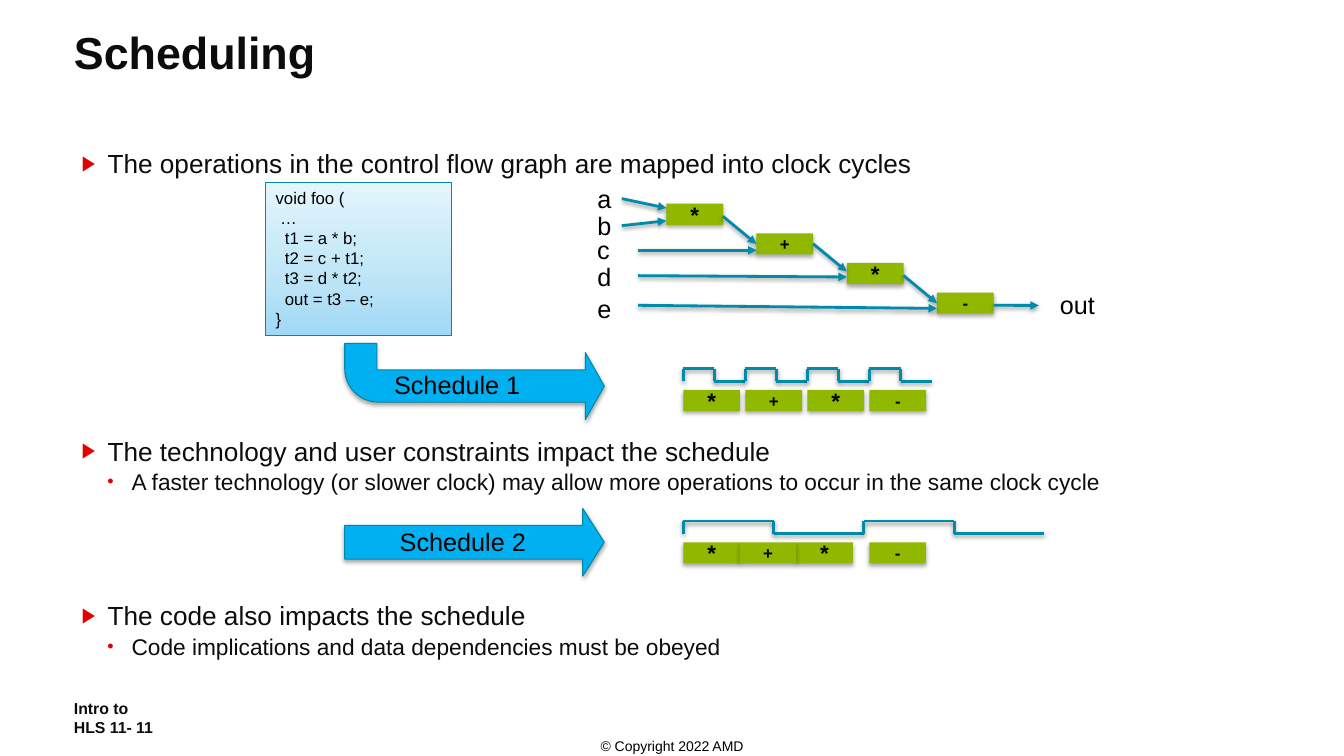
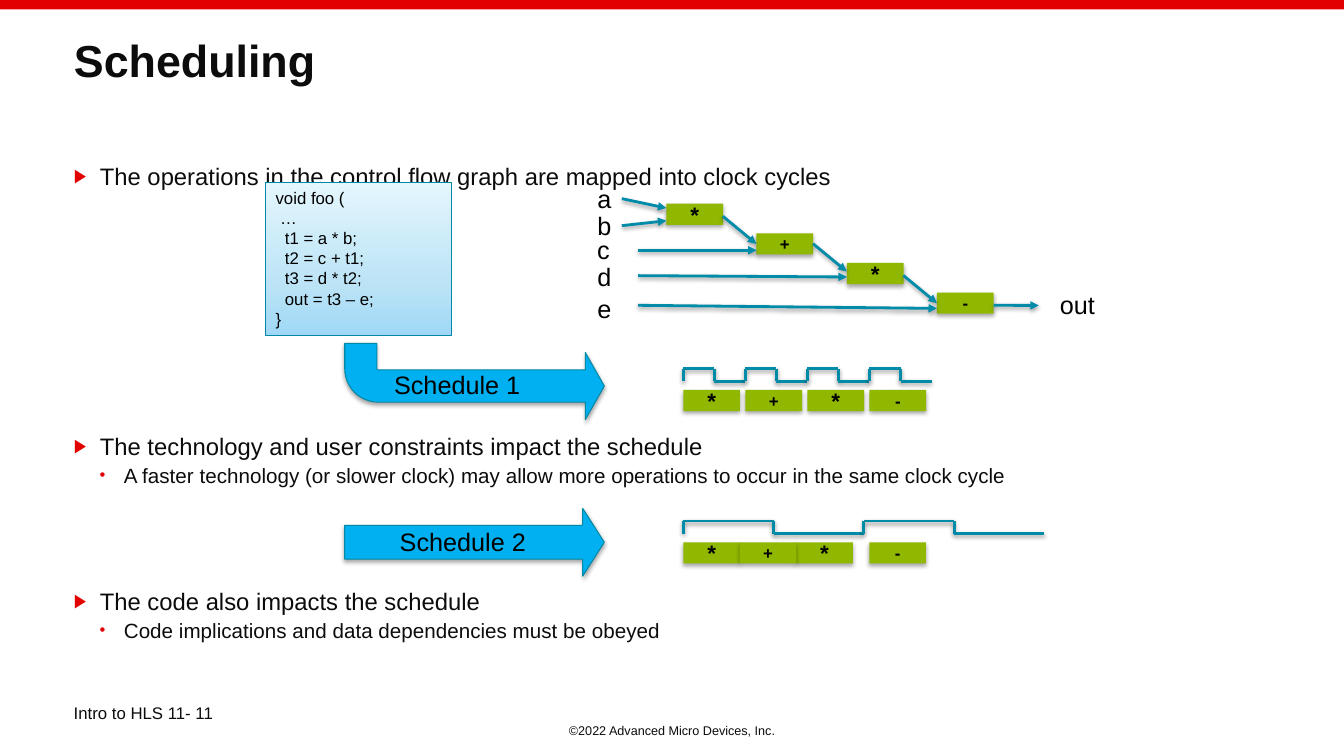
Before and after one commit to ChunxuGuo/High-Level-Synthesis-Flow-on-Zynq-using-Vitis-HLS, a slide deck: slide 11 of vitis_slides/11_HLS_Intro.PPTX. Drawn at 1344x756 pixels with LibreOffice and Linux fonts; fonts in the diff are those of the drawing; background and template pictures are left out. Boxes give left, top, right and bottom in pixels: in the first picture for what was removed or moved away, otherwise in the second. Text is boxed around its words. In the diff, an @@ line names an element or a change of style, - is before the commit and + after.

```diff
--- a/vitis_slides/11_HLS_Intro.PPTX
+++ b/vitis_slides/11_HLS_Intro.PPTX
@@ rectangle added at (0,0,1344,9), fill #E20000 @@
@@ title "Scheduling": place and size @@
-title "Scheduling" at (74,36,315,78)
+title "Scheduling" at (74,44,315,86)
@@ text "The operations in the control ...": place and size @@
-text "The operations in the control ..." at (108,154,1100,660)
+text "The operations in the control ..." at (100,167,1005,643)
@@ text "The operations in the control ..." at (100,167,1005,643): size 18.7 to 17.1 pt in "The operations in the control flow graph ...", "The technology and user constraints impact the ...", "The code also impacts the schedule"; size 16.1 to 14.7 pt in "A faster technology (or slower clock) may ...", "Code implications and data dependencies must be ..." @@
@@ text at (74,707,212,719): size 11.3 to 12 pt, bold off; vertical alignment middle to top @@
@@ text at (569,726,775,737): text changed; size 10 to 9 pt; text colour #000000 to #0C0C0C @@
-© Copyright 2022 AMD
+©2022 Advanced Micro Devices, Inc.
```
Also in this commit, not shown: 51 other slides changed, 2 slides added, 9 other files.
